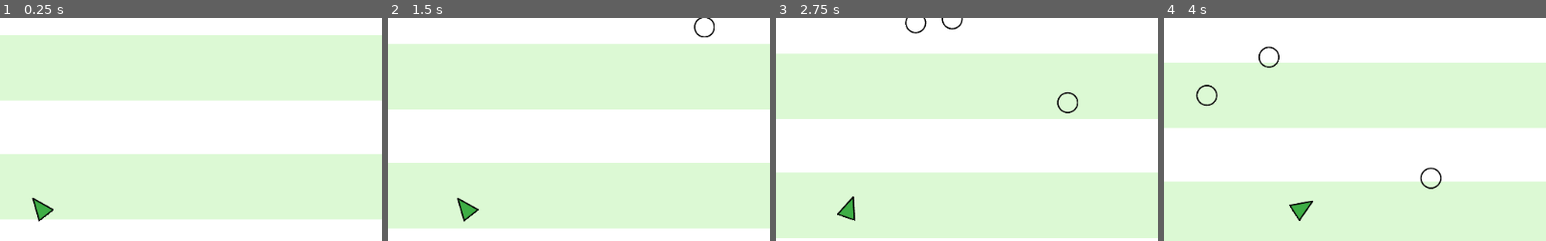
Above: before the commit, frames 1-4 (left to right).
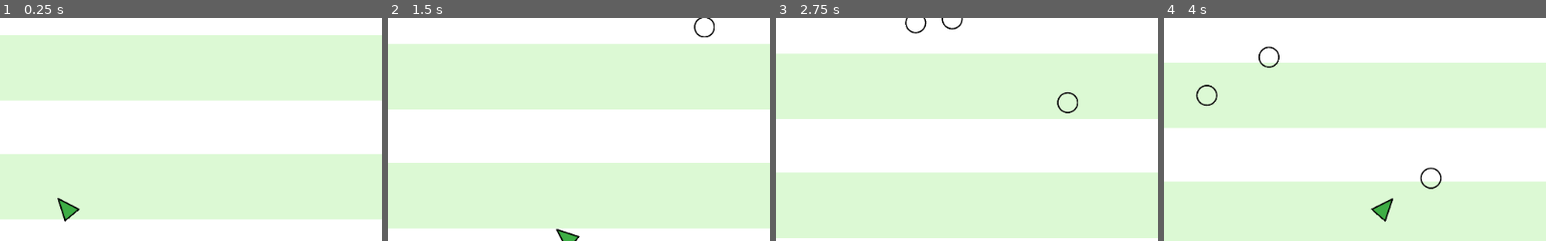
Above: after the commit, the same moments.

Repository: danieljohnson2/Shooty
Game: Godot game, scene res://Game.tscn
Same seed, same stepped clock (60 frames per second), same inputs: the game is played once before the commit and once after it.
Inputs (mouse positions are % of the whole screen's width and height, from its top left):
- Up to frame 1 (0.25 s): no input
- Up to frame 2 (1.5 s): move the mouse to (72, 45) at 0.52 s; hold Right (ui_right) 0.53-1.28 s; move the mouse to (30, 55) at 1.27 s; hold Down (ui_down) from 1.28 s (still down)
- Up to frame 3 (2.75 s): move the mouse to (60, 28) at 2.02 s; release Down (ui_down) at 2.03 s; hold Right (ui_right) from 2.03 s (still down)
- Up to frame 4 (4 s): move the mouse to (45, 70) at 2.77 s; release Right (ui_right) at 2.78 s; hold Up (ui_up) 2.78-3.53 s; move the mouse to (80, 65) at 3.52 s; hold Left (ui_left) from 3.53 s (still down)
The pictures show only the part of the screen within x 37-87%, y 50-100%; the shares and areas given below are measured in that part.

The runs differ from the first frame. In frame 1, 0.6% of the frame differs, in the area x 8-21%, y 80-92%; in frame 2, 0.5%; in frame 3, 0.3%; in frame 4, 0.6%.

Commit message:
Return to WASD controls

Diff:
--- a/Player.gd
+++ b/Player.gd
@@ -3,9 +3,22 @@
 var right_angle = PI/2
 var deadzone_angle = PI/20
 
+export var speed = 200
+var directions = {
+	"ui_right": Vector2(1, 0),
+	"ui_left": Vector2(-1, 0),
+	"ui_up": Vector2(0,- 1),
+	"ui_down": Vector2(0, 1) }
+
 onready var bulletTemplate = preload("res://Bullet.tscn")
 
 func _process(delta):
+	var movement = Vector2(0,0)
+	for action in directions.keys():
+		if Input.is_action_pressed(action):
+			movement += directions[action]
+	self.position += movement * delta * speed
+
 	var rot = get_global_mouse_position().angle_to_point(self.global_position) + PI/2
 
 	if rot < PI-deadzone_angle or rot > PI+deadzone_angle:
@@ -16,7 +29,6 @@
 		elif rot < -PI/2: rot = right_angle
 
 		self.rotation = rot
-		self.position.x += rot * delta * 200
 
 	if Input.is_action_just_pressed("ui_shoot"):
 		var bullet = bulletTemplate.instance()
